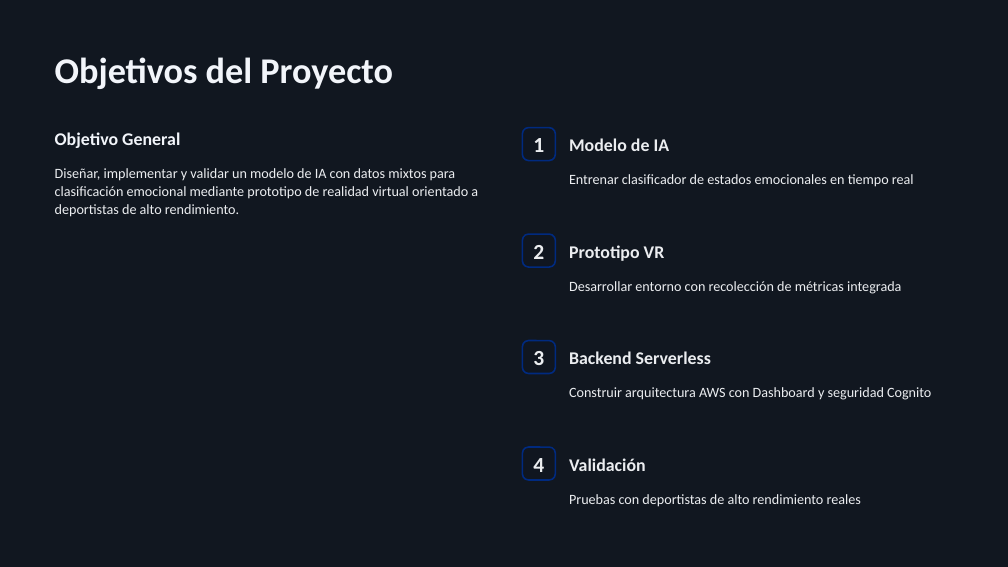
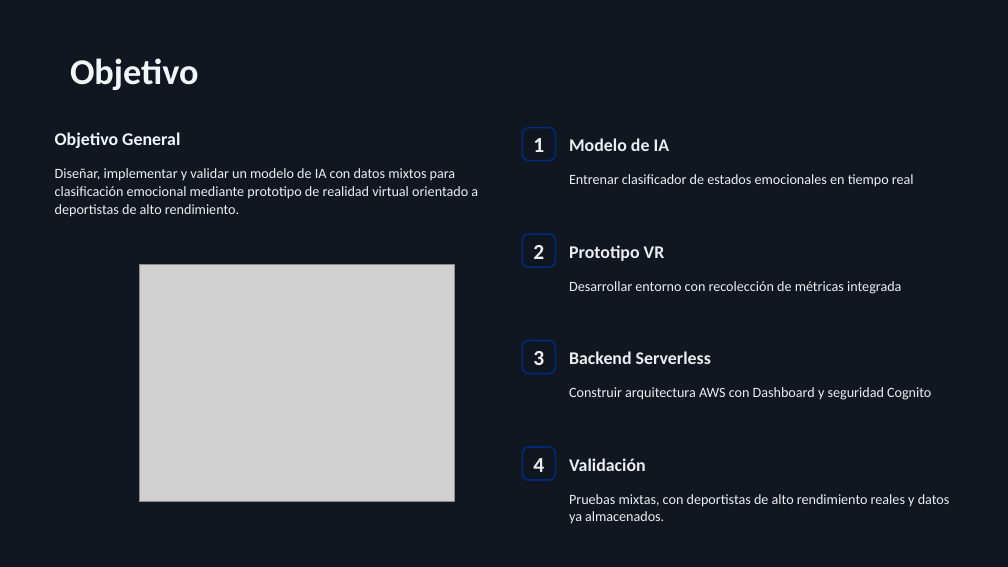
Before and after one commit to PatoGonzalezz/SportMind_VR, a slide deck: slide 5 of Fase 1/Evidencias Grupales/Sportmind presentacion1.pptx. Drawn at 1008x567 pixels with LibreOffice and Linux fonts; fonts in the diff are those of the drawing; grey boxes stand for pictures; background and template pictures are left out; a plain dark background stands for a picture behind light text. Boxes give left, top, right and bottom in pixels: in the first picture for what was removed or moved away, otherwise in the second. Text is boxed around its words. In the diff, an @@ line names an element or a change of style, - is before the commit and + after.

```diff
--- a/Fase 1/Evidencias Grupales/Sportmind presentacion1.pptx
+++ b/Fase 1/Evidencias Grupales/Sportmind presentacion1.pptx
@@ text at <box>70,58,198,90</box>: text changed @@
-Objetivos del Proyecto
+Objetivo
@@ picture added at <box>139,265,454,501</box> @@
@@ text at <box>569,494,950,524</box>: text changed @@
-Pruebas con deportistas de alto rendimiento reales
+Pruebas mixtas, con deportistas de alto rendimiento reales y datos ya almacenados.
```
Also in this commit, not shown: 6 other slides changed, 4 slides added, 3 slides removed, 2 other files.
